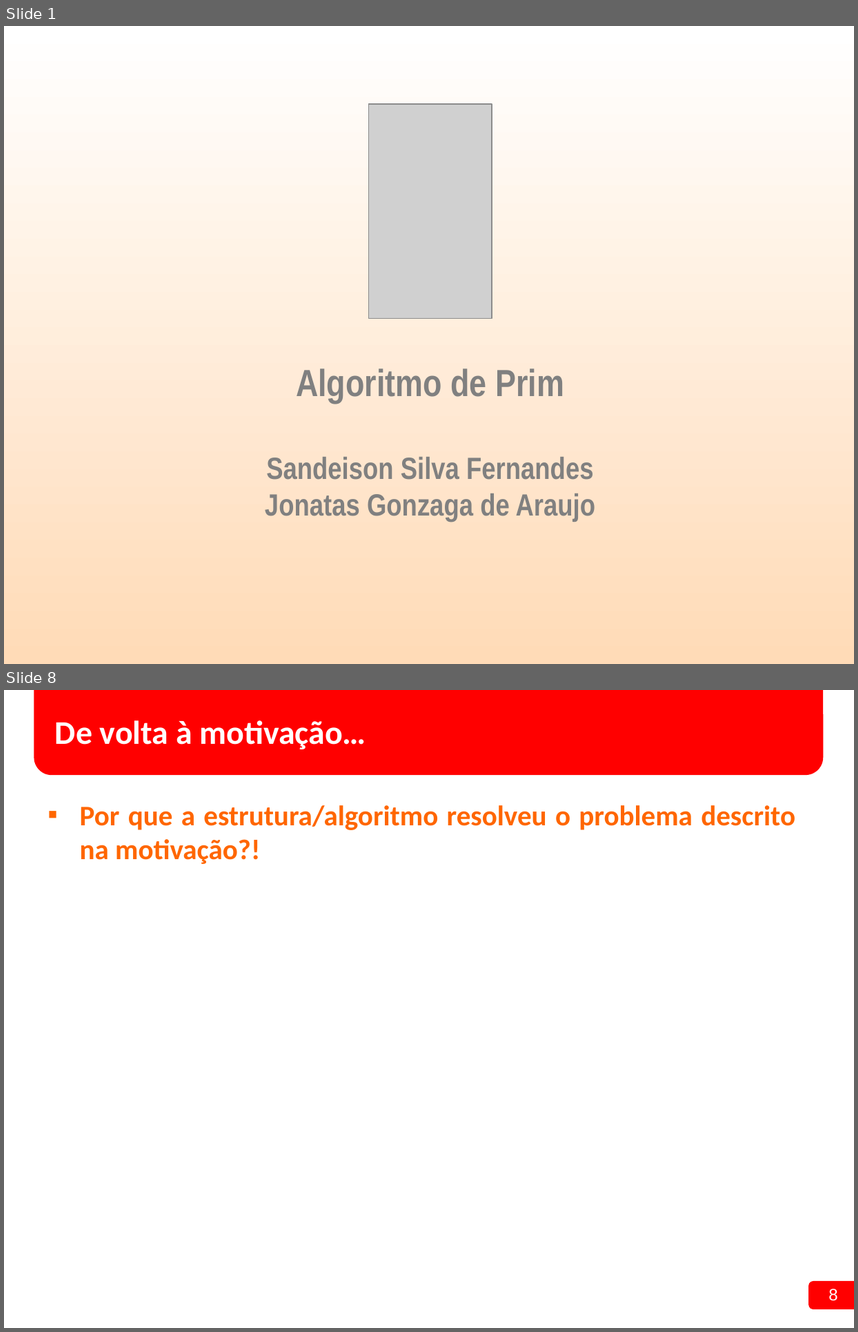
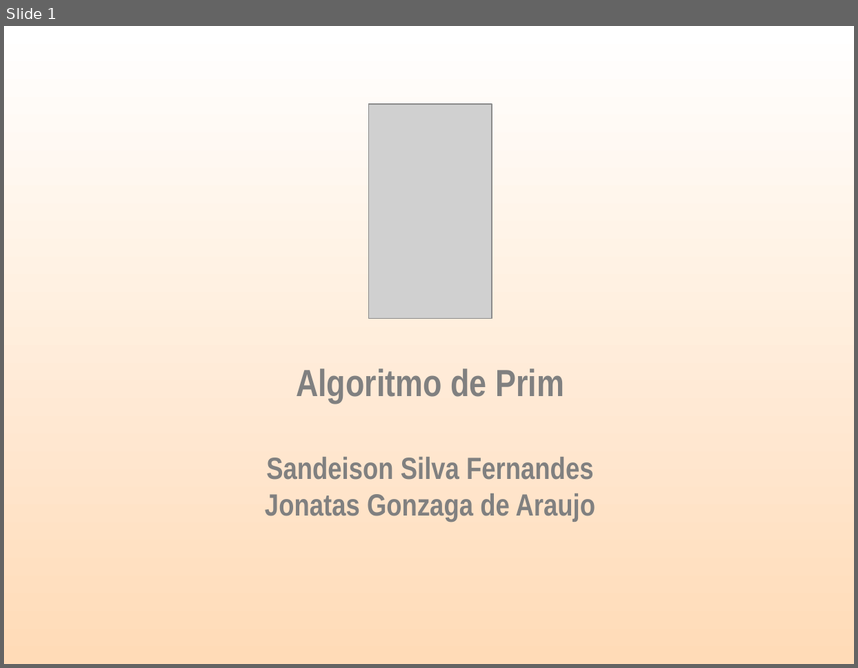
Before and after one commit to SANDEISON/Projeto_Estrutura_de_Dados_2016.1, a slide deck: 01 - Seminario/Seminário Algoritmo de Prim.ppt. Shown one above the other, each under a label of ours: slides 1 and 8 before the commit, slide 1 after it; the slides between them are not shown. The pictures are 858x1332 and 858x668 pixels, drawn with LibreOffice and Linux fonts; fonts in the diff are those of the drawing; grey boxes stand for pictures; background and template pictures are left out. Boxes give left, top, right and bottom in pixels: in the first picture for what was removed or moved away, otherwise in the second. Text is boxed around its words. In the diff, an @@ line names an element or a change of style, - is before the commit and + after.

```diff
--- a/01 - Seminario/Seminário Algoritmo de Prim.ppt
+++ b/01 - Seminario/Seminário Algoritmo de Prim.ppt
@@ slide 8 removed at <box>4,690,854,1328</box>, background #FFFFFF @@
@@ rounded rectangle removed at <box>34,690,822,775</box> @@
@@ title removed at <box>55,720,366,749</box> @@
-De volta à motivação…
@@ text removed at <box>80,805,795,864</box> @@
-▪ Por que a estrutura/algoritmo resolveu o problema descrito na motivação?!
@@ rounded rectangle removed at <box>809,1281,854,1309</box> @@
@@ page number removed at <box>829,1288,838,1301</box> @@
-8
```
Also in this commit, not shown: 13 slides added, 6 other slides removed, 39 other files.
